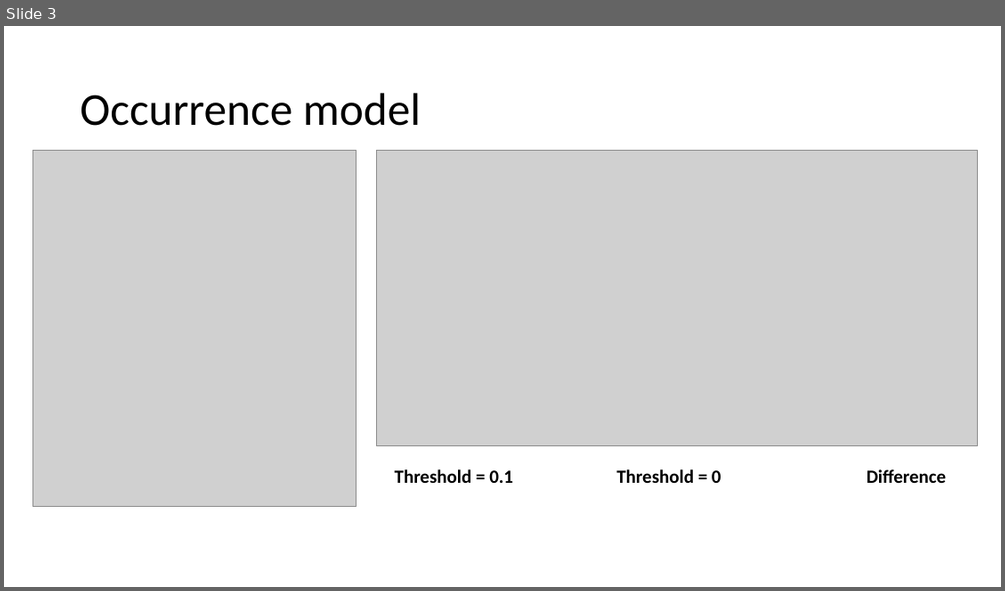
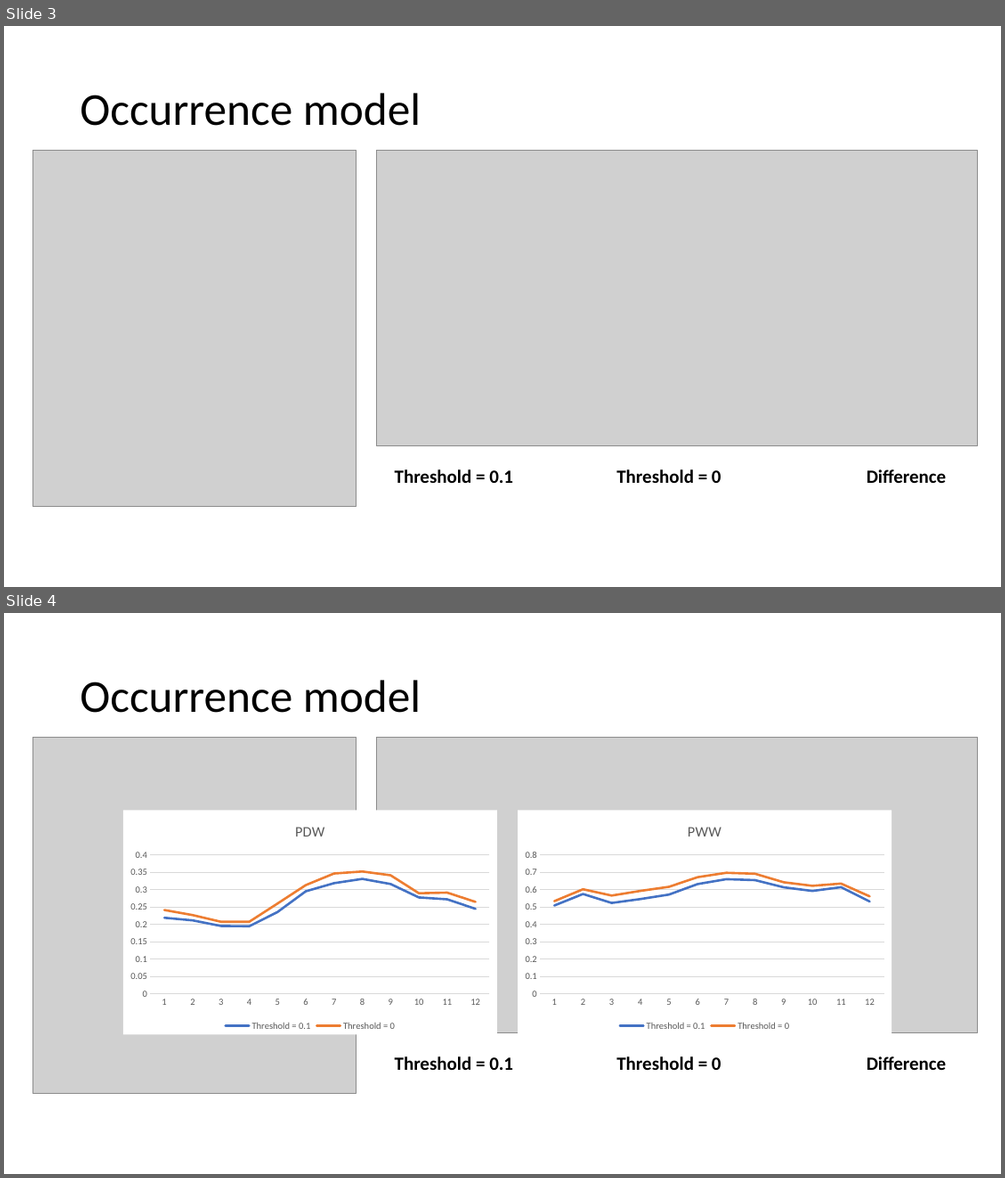
Before and after one commit to thienhuytruongnguyen/PilotStudy01, a slide deck: Meeting 29.pptx. Shown one above the other, each under a label of ours: slide 3 before the commit, slides 3 and 4 after it. The pictures are 1005x591 and 1005x1178 pixels, drawn with LibreOffice and Linux fonts; fonts in the diff are those of the drawing; grey boxes stand for pictures. Boxes give left, top, right and bottom in pixels: in the first picture for what was removed or moved away, otherwise in the second. Text is boxed around its words. In the diff, an @@ line names an element or a change of style, - is before the commit and + after.

```diff
--- a/Meeting 29.pptx
+++ b/Meeting 29.pptx
@@ slide 4 added at (x1=4, y1=613, x2=1001, y2=1174), background #FFFFFF @@
@@ title added at (x1=80, y1=680, x2=421, y2=713), 44 pt, text #000000 @@
+Occurrence model
@@ picture added at (x1=33, y1=737, x2=356, y2=1093) @@
@@ picture added at (x1=376, y1=737, x2=978, y2=1032) @@
@@ line chart added at (x1=123, y1=810, x2=497, y2=1034) @@
+title "PDW "
+categories: 1, 2, 3, 4, 5, 6, 7, 8, 9, 10, 11, 12
+Threshold = 0.1: 0.22, 0.21, 0.2, 0.19, 0.24, 0.3, 0.32, 0.33, 0.32, 0.28, 0.27, 0.25
+Threshold = 0: 0.24, 0.23, 0.21, 0.21, 0.26, 0.31, 0.35, 0.35, 0.34, 0.29, 0.29, 0.27
@@ line chart added at (x1=518, y1=810, x2=891, y2=1034) @@
+title "PWW "
+categories: 1, 2, 3, 4, 5, 6, 7, 8, 9, 10, 11, 12
+Threshold = 0.1: 0.51, 0.58, 0.52, 0.55, 0.57, 0.63, 0.66, 0.66, 0.61, 0.59, 0.61, 0.53
+Threshold = 0: 0.53, 0.6, 0.57, 0.59, 0.62, 0.67, 0.7, 0.69, 0.64, 0.62, 0.64, 0.56
@@ text added at (x1=395, y1=1056, x2=513, y2=1070), 18 pt, text #000000, bold @@
+Threshold = 0.1
@@ text added at (x1=616, y1=1056, x2=721, y2=1070), 18 pt, text #000000, bold @@
+Threshold = 0
@@ text added at (x1=866, y1=1056, x2=947, y2=1070), 18 pt, text #000000, bold @@
+Difference
```
Also in this commit, not shown: 8 other files.
